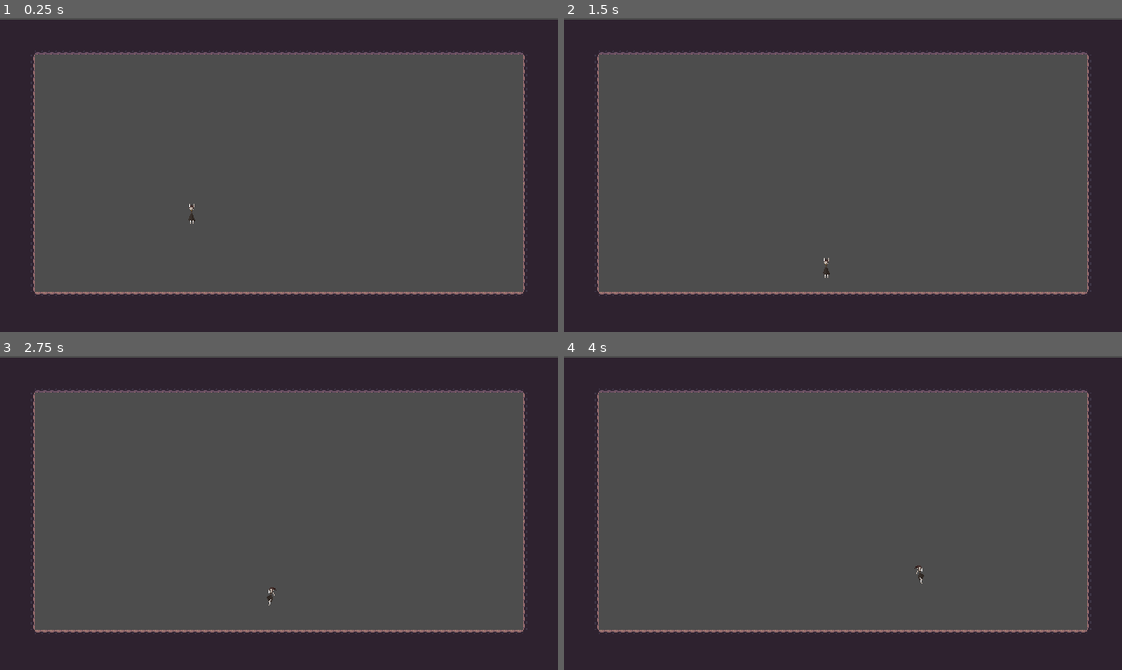
Above: before the commit, frames 1-4 (two rows, left to right).
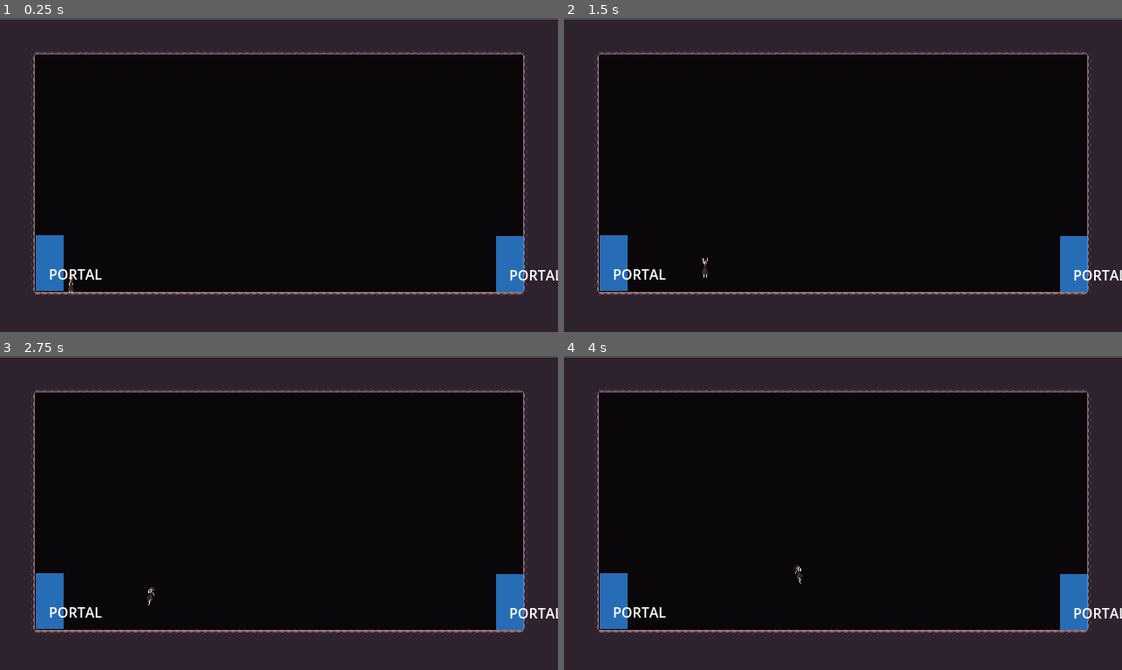
Above: after the commit, the same moments.

Repository: huydinhle/descent
Game: Godot game, scene res://scenes/system/main.tscn
Two runs of this game, one before a commit and one after it. Both use one fixed random seed, a clock stepped at 60 frames per second and the inputs below.
Inputs (mouse positions are in pixels of both pictures, inside the frame that each line leads up to):
- Up to frame 1 (0.25 s): no input
- Up to frame 2 (1.5 s): tap Enter (ui_accept) at 0.5, 0.77 s; move the mouse to (965, 159) at 0.52 s; hold Right (ui_right) from 0.53 s (still down); tap Q at 0.6, 1.35 s; click (965, 159) at 0.67 s; move the mouse to (731, 190) at 1.27 s
- Up to frame 3 (2.75 s): tap Enter (ui_accept) at 1.52, 2 s; move the mouse to (334, 443) at 2.02 s; release Right (ui_right) at 2.03 s; hold Left (ui_left) from 2.03 s (still down); tap Q at 2.1 s
- Up to frame 4 (4 s): move the mouse to (815, 575) at 2.77 s; release Left (ui_left) at 2.78 s; hold Right (ui_right) from 2.78 s (still down); tap Q at 2.85, 3.6 s; click (815, 575) at 2.92 s; tap Enter (ui_accept) at 3.02, 3.77 s; move the mouse to (1010, 560) at 3.52 s

The runs differ from the first frame. In frame 1, 66% of the frame differs, in the area x 6-100%, y 11-88%; in frame 2, 66%; in frame 3, 66%; in frame 4, 66%.

Commit message:
feat: add portals into the world scene

Diff:
--- a/scenes/objects/portal.tscn
+++ b/scenes/objects/portal.tscn
@@ -12,13 +12,15 @@
 shape = SubResource("RectangleShape2D_portal")
 
 [node name="ColorRect" type="ColorRect" parent="."]
-offset = Vector2(-16, -32)
-size = Vector2(32, 64)
+offset_left = -15.0
+offset_top = -33.0
+offset_right = 17.0
+offset_bottom = 31.0
 color = Color(0.2, 0.6, 1, 0.7)
 
 [node name="Label" type="Label" parent="."]
-offset = Vector2(-20, -10)
-size = Vector2(40, 20)
+offset_right = 40.0
+offset_bottom = 23.0
 text = "PORTAL"
 horizontal_alignment = 1
 vertical_alignment = 1
--- a/scenes/objects/world.tscn
+++ b/scenes/objects/world.tscn
@@ -1,9 +1,10 @@
-[gd_scene load_steps=9 format=3 uid="uid://byfqgyc3tkuo0"]
+[gd_scene load_steps=10 format=3 uid="uid://byfqgyc3tkuo0"]
 
 [ext_resource type="PackedScene" uid="uid://b63xk8kp6qufg" path="res://scenes/objects/player.tscn" id="1_2o3h3"]
 [ext_resource type="Texture2D" uid="uid://n04ru1tryd2p" path="res://assets/textures/terrain.png" id="1_ocdlr"]
 [ext_resource type="Script" uid="uid://bi42fjxj2gsnj" path="res://scenes/objects/world.gd" id="1_yxm7x"]
 [ext_resource type="Script" uid="uid://c7w5d4mm3t0os" path="res://scenes/objects/camera_2d.gd" id="4_26dha"]
+[ext_resource type="PackedScene" uid="uid://dgltmdeipuagq" path="res://scenes/objects/portal.tscn" id="5_t0t42"]
 
 [sub_resource type="TileSetAtlasSource" id="TileSetAtlasSource_ocdlr"]
 texture = ExtResource("1_ocdlr")
@@ -1538,7 +1539,6 @@
 script = ExtResource("1_yxm7x")
 
 [node name="Background" type="TileMap" parent="."]
-visible = false
 modulate = Color(0.215686, 0.215686, 0.215686, 1)
 tile_set = SubResource("TileSet_yxm7x")
 format = 2
@@ -1550,7 +1550,7 @@
 layer_0/tile_data = PackedInt32Array(-393231, 65537, 4, -393230, 65537, 4, -393229, 65537, 4, -393228, 65537, 4, -39322 …(20483 unchanged characters)…
 
 [node name="CharacterBody2D" parent="." instance=ExtResource("1_2o3h3")]
-position = Vector2(60, 110)
+position = Vector2(-79, 213)
 
 [node name="StaticBody2D" type="StaticBody2D" parent="."]
 
@@ -1563,3 +1563,11 @@
 position = Vector2(160, 90)
 script = ExtResource("4_26dha")
 metadata/_edit_lock_ = true
+
+[node name="Portal" parent="." node_paths=PackedStringArray("exit_portal") instance=ExtResource("5_t0t42")]
+position = Vector2(424, 193)
+exit_portal = NodePath("../Portal2")
+
+[node name="Portal2" parent="." node_paths=PackedStringArray("exit_portal") instance=ExtResource("5_t0t42")]
+position = Vector2(-104, 192)
+exit_portal = NodePath("../Portal")
Not shown: 1 places in scenes/objects/portal.tscn that only renumber resources
